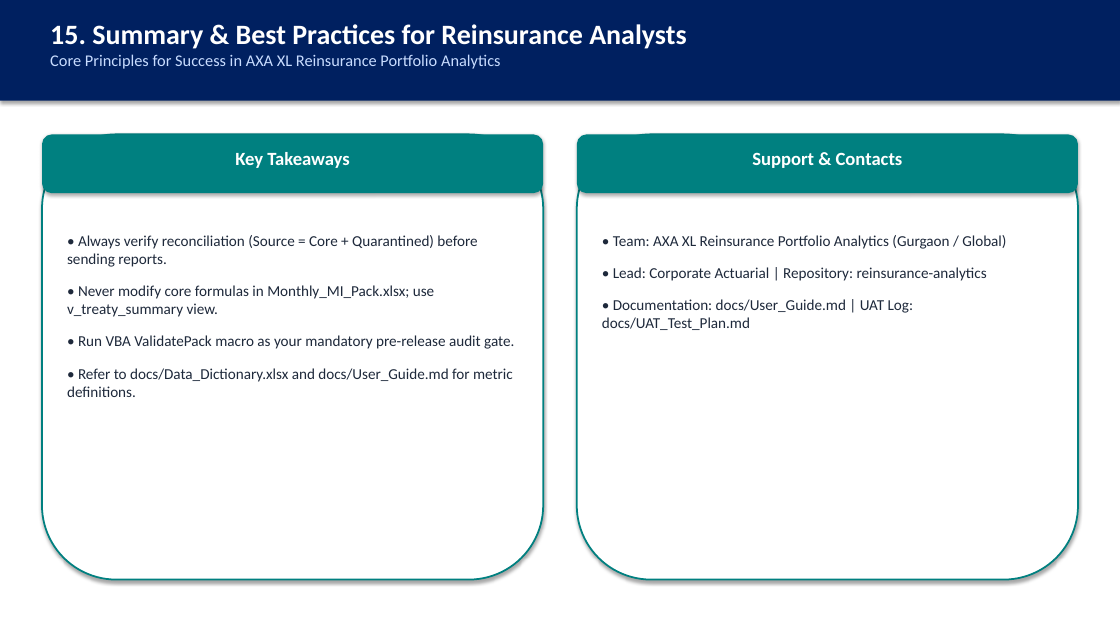
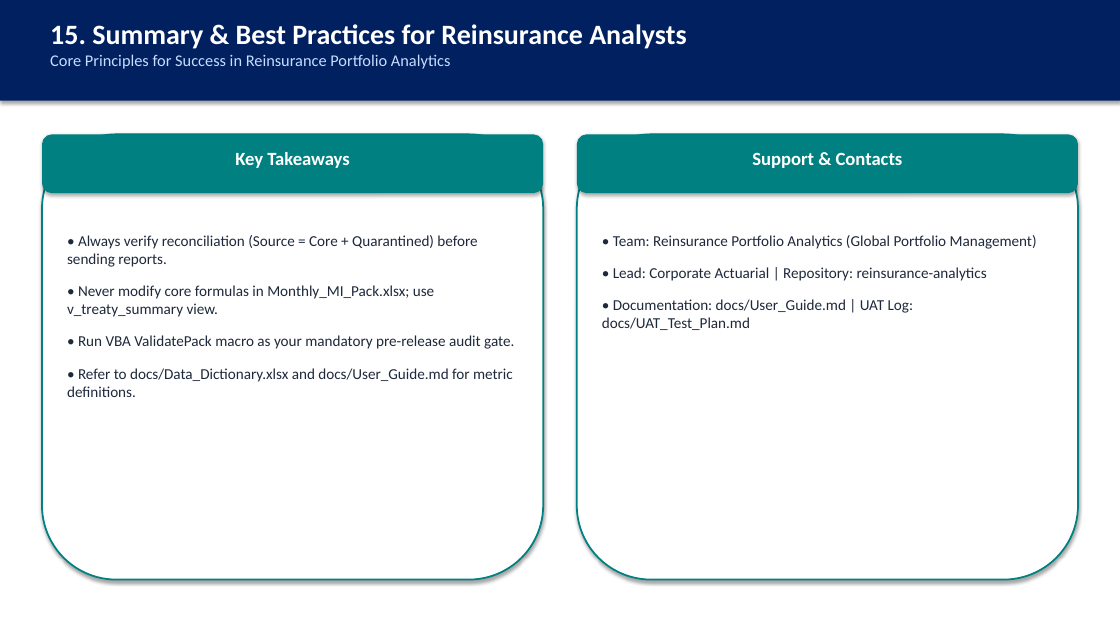
Before and after one commit to Ak-arsha/reinsurance-analytics, a slide deck: slide 16 of docs/Reinsurance_Analytics_Training_Deck.pptx. Drawn at 1120x630 pixels with LibreOffice and Linux fonts; fonts in the diff are those of the drawing. Boxes give left, top, right and bottom in pixels: in the first picture for what was removed or moved away, otherwise in the second. Text is boxed around its words. In the diff, an @@ line names an element or a change of style, - is before the commit and + after.

```diff
--- a/docs/Reinsurance_Analytics_Training_Deck.pptx
+++ b/docs/Reinsurance_Analytics_Training_Deck.pptx
@@ text at box(50, 54, 451, 69): text changed @@
-Core Principles for Success in AXA XL Reinsurance Portfolio Analytics
+Core Principles for Success in Reinsurance Portfolio Analytics
@@ text at box(613, 235, 1037, 249): text changed @@
-• Team: AXA XL Reinsurance Portfolio Analytics (Gurgaon / Global)
+• Team: Reinsurance Portfolio Analytics (Global Portfolio Management)
```
Also in this commit, not shown: 1 other slide changed, 15 other files.
